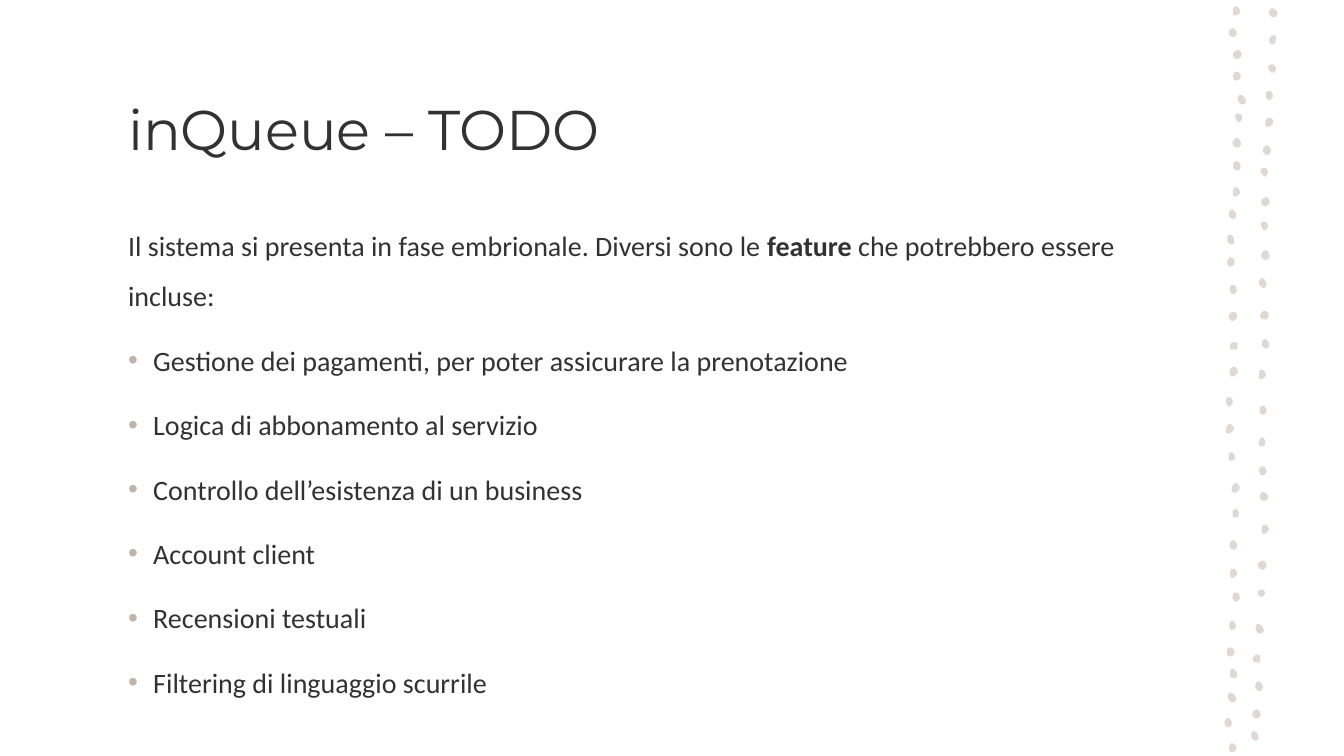
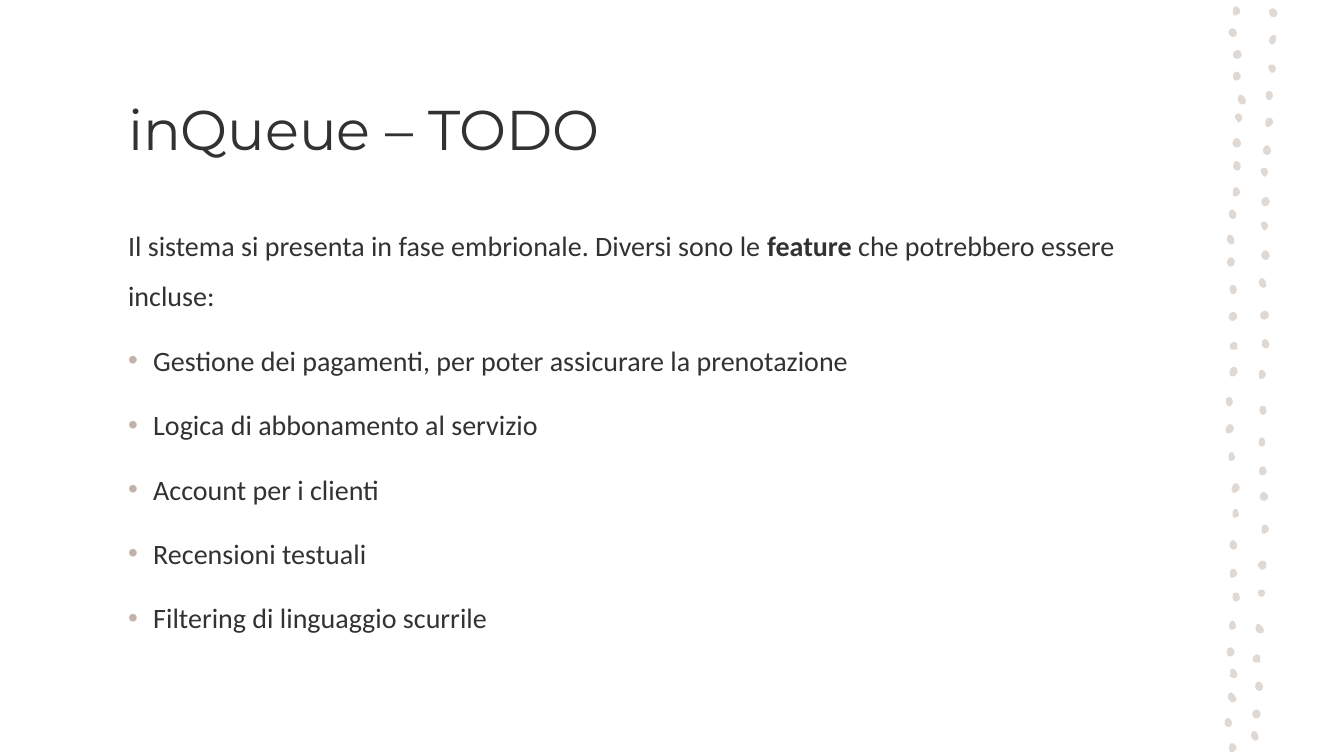
Before and after one commit to frncp/InQueue, a slide deck: slide 11 of slides/inQueue.pptx. Drawn at 1344x756 pixels with LibreOffice and Linux fonts; fonts in the diff are those of the drawing. Boxes give left, top, right and bottom in pixels: in the first picture for what was removed or moved away, otherwise in the second. Text is boxed around its words. In the diff, an @@ line names an element or a change of style, - is before the commit and + after.

```diff
--- a/slides/inQueue.pptx
+++ b/slides/inQueue.pptx
@@ text at [153, 480, 379, 505]: text changed @@
-• Controllo dell’esistenza di un business
-• Account client
+• Account per i clienti
```
Also in this commit, not shown: 5 other slides changed, 1 other file.
